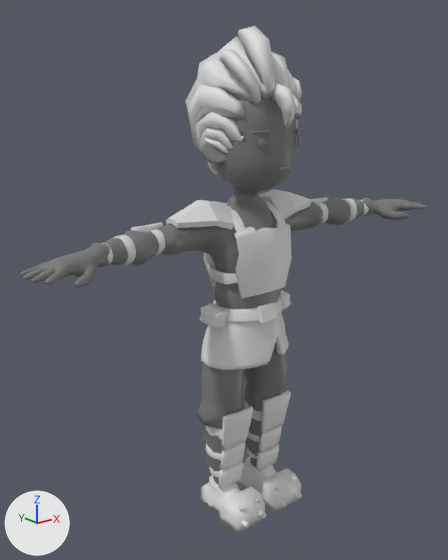
A saved change to the FBX model GraduationGame unity/3DAssets/040_model/020_character/stranger/live/stranger.fbx.
The view is the same before and after, from a camera (50 mm lens) standing at (-1.578, -1.793, 1.787) and looking at (-0.079, 0.081, 1.038). Lighting does not change. The marker at lower left points along +X, +Y and +Z. Where no turn or scale is listed for an object, it has been applied to the vertices.

Before the edit, the objects in view are built like this:
```python
ob_belt_geo = bpy.data.objects.new('Belt_geo', me_mesh_011)
ob_belt_geo.location = (0.0, 0.018, 0.921)
ob_body_geo = bpy.data.objects.new('Body_geo', me_mesh)
ob_body_geo.location = (0.0, 0.0, 0.0)
ob_boots_geo = bpy.data.objects.new('boots_geo', me_mesh_010)
ob_boots_geo.location = (0.0, -0.019, 0.067)
ob_breastplate_geo = bpy.data.objects.new('BreastPlate_geo', me_mesh_007)
ob_breastplate_geo.location = (0.0, 0.033, 1.149)
ob_eyebrows_geo = bpy.data.objects.new('EyeBrows_geo', me_mesh_002)
ob_eyebrows_geo.location = (0.0, -0.004, 0.0)
ob_eyee_geo = bpy.data.objects.new('Eyee_geo', me_mesh_001)
ob_eyee_geo.location = (0.004, -0.143, 1.594)
ob_hair_geo = bpy.data.objects.new('Hair_geo', me_mesh_012)
ob_hair_geo.location = (0.0, 0.0, 0.0)
ob_mouth_geo = bpy.data.objects.new('Mouth_geo', me_mesh_003)
ob_mouth_geo.location = (0.0, -0.173, 1.503)
ob_shinguard_geo = bpy.data.objects.new('ShinGuard_geo', me_mesh_006)
ob_shinguard_geo.location = (0.0, 0.04, 0.321)
# also in view: 'ElbowGuards_geo' at (0.0, 0.053, 1.258); 'ShirtButtom_geo' at (-0.004, 0.034, 0.814); 'Shoulderpads_geo' at (0.0, 0.055, 1.323)
```
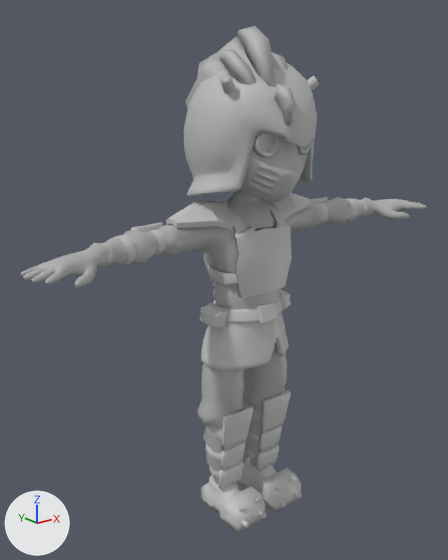
Commit message: stranger modle update

What differs and where, as boxes (x1, y1, x2, y2) in the pictures (448 x 560 px):
'Body_geo', recoloured
    both: (21, 96, 427, 484)
'Helmet_geo', added
    after: (184, 63, 319, 202)
'Hair_geo', recoloured (white to grey)
    both: (186, 26, 302, 175)
'BreastPlate_geo', recoloured
    both: (203, 199, 292, 298)
'boots_geo', recoloured
    both: (201, 457, 302, 534)
'ShinGuard_geo', recoloured
    both: (206, 391, 291, 489)
'ShirtButtom_geo', recoloured
    both: (201, 311, 289, 370)
'Shoulderpads_geo', recoloured
    both: (166, 190, 311, 230)
'Belt_geo', recoloured
    both: (199, 291, 291, 328)
'ElbowGuards_geo', recoloured
    both: (131, 197, 328, 255)
'Straps_geo', recoloured
    both: (101, 198, 369, 266)
'Eyee_geo', recoloured
    both: (257, 136, 302, 149)
'EyeBrows_geo', recoloured
    both: (252, 129, 303, 135)
'Mouth_geo', recoloured
    both: (279, 167, 292, 171)

What the commit changed:
Material 'outfit' (mat_outfit) changes colour from light grey #dedede to light grey #c5c5c5; in linear values from (0.727, 0.727, 0.727) to (0.559, 0.559, 0.559).
Material 'body' (mat_body) changes colour from grey #7a7a7a to grey #b3b3b3; in linear values from (0.194, 0.194, 0.194) to (0.448, 0.448, 0.448).
Material 'head' (mat_head) changes colour from light grey #e4e4e4 to grey #b7b7b7; in linear values from (0.776, 0.776, 0.776) to (0.476, 0.476, 0.476).
Material 'helmet' (mat_helmet) is new.
Its base color is (0.5, 0.5, 0.5) (grey #bcbcbc).
Mesh me_mesh_013 is new.
It has 984 vertices, 937 faces and spans x -0.259..0.259, y -0.264..0.279, z 1.363..1.895.
It uses material mat_helmet (grey #bcbcbc).
Object 'Helmet_geo' (ob_helmet_geo) is new; it shows me_mesh_013.
Its location is (0.0, 0.0, 0.0).
